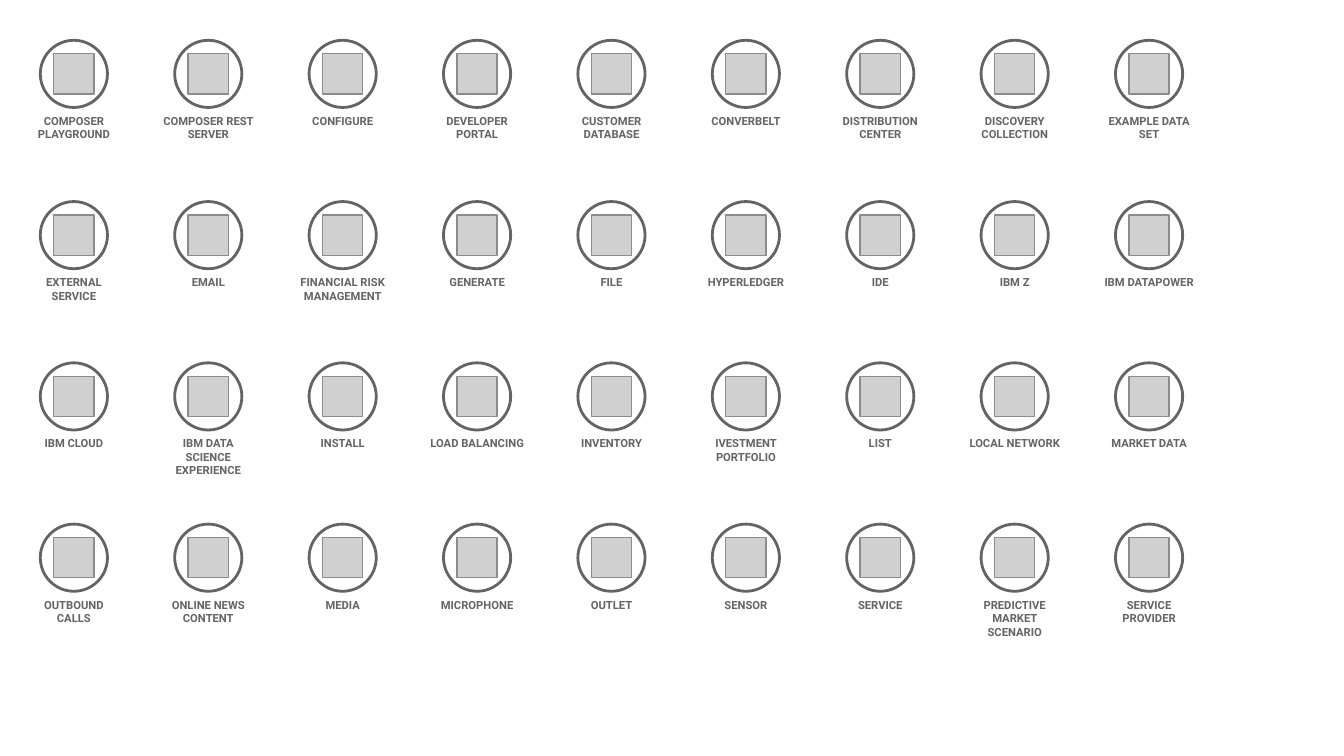
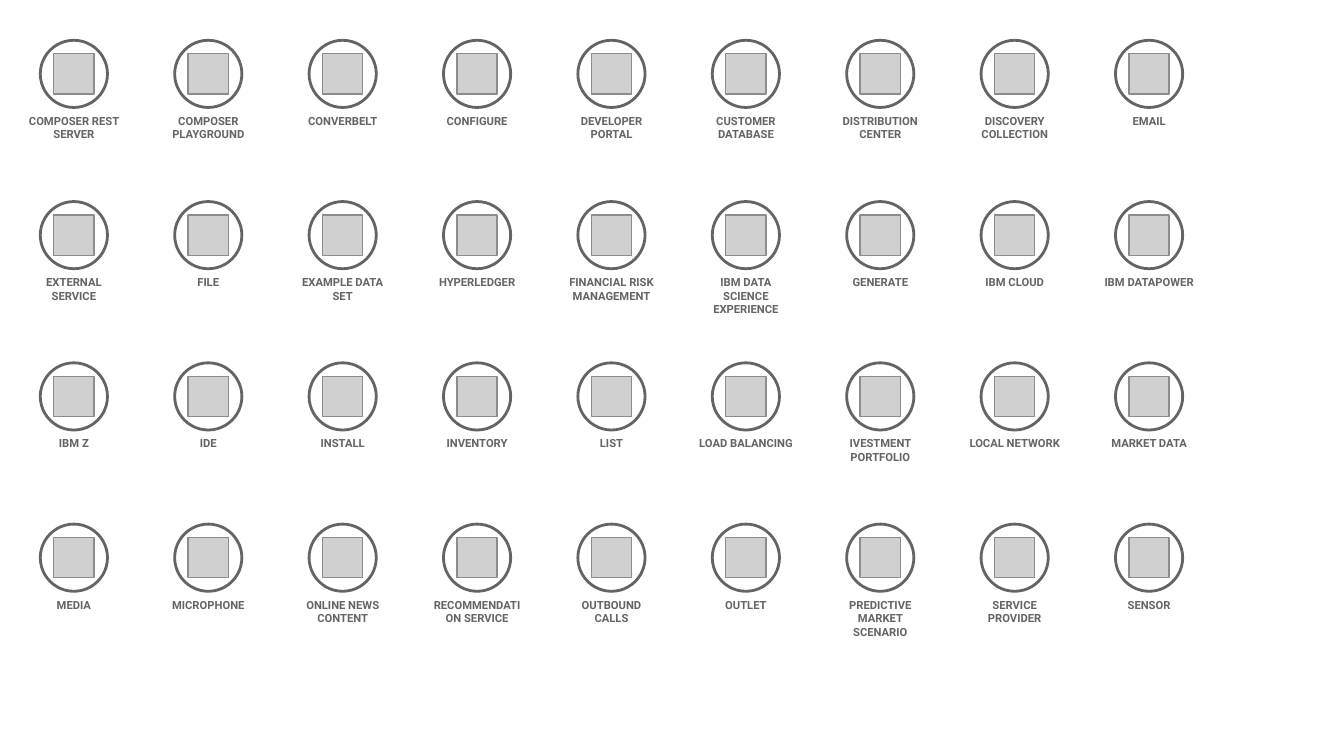
Before and after one commit to l2fprod/myarchitecture, a slide deck: slide 10 of mycatalog-architecture-diagram-template.pptx (slide 9 before the commit). Drawn at 1344x756 pixels with LibreOffice and Linux fonts; fonts in the diff are those of the drawing; grey boxes stand for pictures. Boxes give left, top, right and bottom in pixels: in the first picture for what was removed or moved away, otherwise in the second. Text is boxed around its words. In the diff, an @@ line names an element or a change of style, - is before the commit and + after.

Commit message:
new deck

```diff
--- a/mycatalog-architecture-diagram-template.pptx
+++ b/mycatalog-architecture-diagram-template.pptx
@@ text at (29, 117, 119, 138): text changed @@
-COMPOSER PLAYGROUND
+COMPOSER REST SERVER
@@ text at (172, 117, 244, 138): text changed @@
-COMPOSER REST SERVER
+COMPOSER PLAYGROUND
@@ text "CONVERBELT": place and size @@
-text "CONVERBELT" at (711, 117, 780, 125)
+text "CONVERBELT" at (308, 117, 377, 125)
@@ text at (1133, 117, 1166, 125): text changed @@
-EXAMPLE DATA SET
+EMAIL
@@ text at (197, 278, 219, 286): text changed @@
-EMAIL
+FILE
@@ text at (302, 278, 383, 300): text changed @@
-FINANCIAL RISK MANAGEMENT
+EXAMPLE DATA SET
@@ text at (439, 278, 515, 286): text changed @@
-GENERATE
+HYPERLEDGER
@@ text at (569, 278, 653, 300): text changed @@
-FILE
+FINANCIAL RISK MANAGEMENT
@@ text at (713, 278, 778, 313): text changed @@
-HYPERLEDGER
+IBM DATA SCIENCE EXPERIENCE
@@ text at (853, 278, 908, 286): text changed @@
-IDE
+GENERATE
@@ text at (985, 278, 1043, 286): text changed @@
-IBM Z
+IBM CLOUD
@@ text at (59, 439, 89, 447): text changed @@
-IBM CLOUD
+IBM Z
@@ text at (200, 439, 217, 447): text changed @@
-IBM DATA SCIENCE EXPERIENCE
+IDE
@@ text "LIST": place and size @@
-text "LIST" at (869, 439, 892, 447)
+text "LIST" at (600, 439, 623, 447)
@@ text "LOAD BALANCING": place and size @@
-text "LOAD BALANCING" at (430, 439, 524, 447)
+text "LOAD BALANCING" at (699, 439, 793, 447)
@@ 6 texts: place and size @@
-6 texts at (172, 117, 777, 622)
+6 texts at (306, 117, 912, 622)
@@ 3 texts: place and size @@
-3 texts at (581, 439, 1175, 636)
+3 texts at (447, 439, 1041, 636)
@@ text "SENSOR": place and size @@
-text "SENSOR" at (724, 601, 767, 609)
+text "SENSOR" at (1128, 601, 1171, 609)
@@ text at (57, 601, 91, 609): text changed @@
-OUTBOUND CALLS
+MEDIA
@@ text added at (172, 601, 244, 609), 6 pt, text #646365, bold @@
+MICROPHONE
@@ text removed at (326, 601, 360, 609) @@
-MEDIA
@@ text at (464, 614, 508, 622): text changed @@
-MICROPHONE
+RECOMMENDATION SERVICE
@@ text added at (582, 601, 642, 622), 6 pt, text #646365, bold @@
+OUTBOUND CALLS
@@ text removed at (858, 601, 902, 609) @@
-SERVICE
```
Also in this commit, not shown: 8 other slides changed, 1 slide added.
